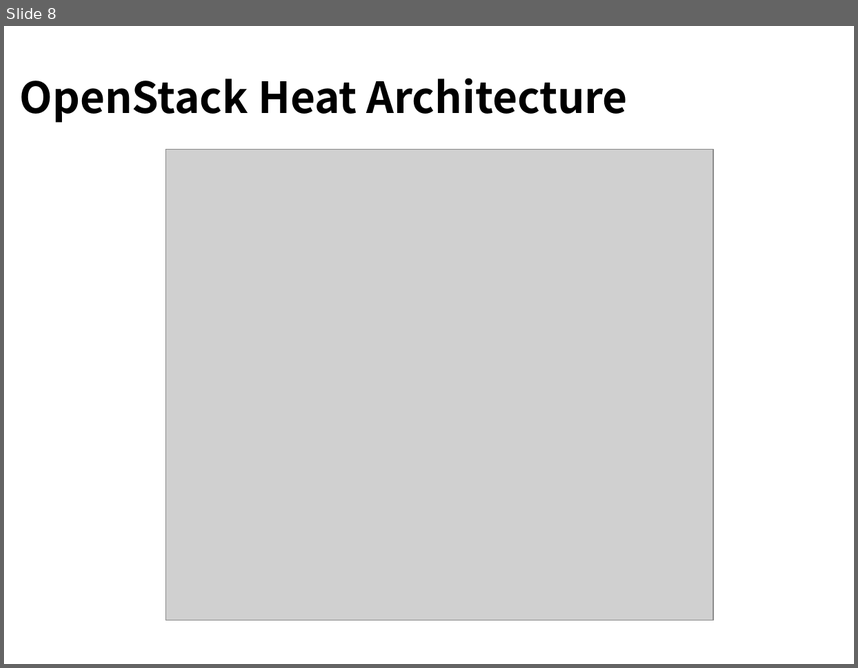
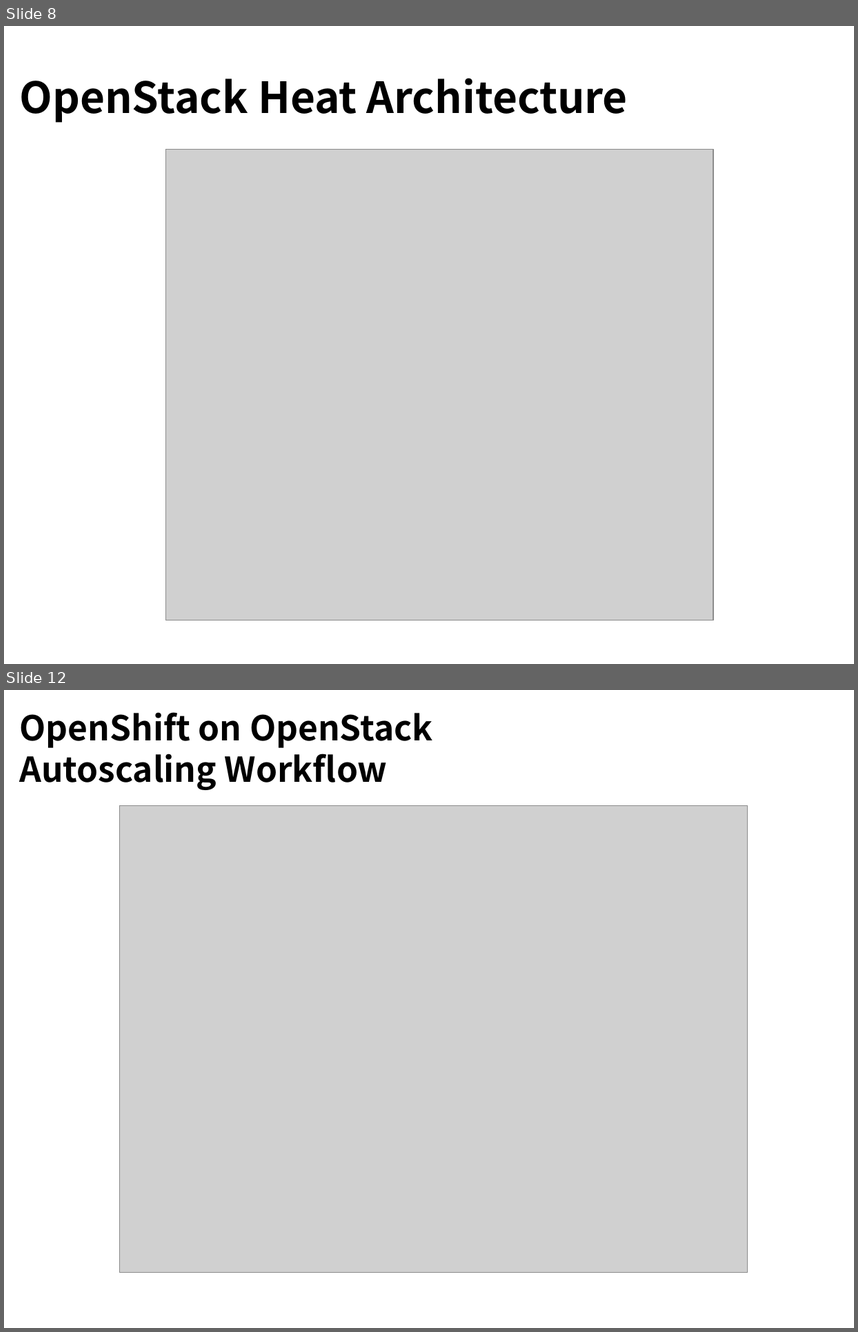
Before and after one commit to sdake/slides, a slide deck: sdake-cloudopen-heat-2013-09/heat-cloudopen-final.odp. Shown one above the other, each under a label of ours: slide 8 before the commit, slides 8 and 12 after it; the slides between them are not shown. The pictures are 858x668 and 858x1332 pixels, drawn with LibreOffice and Linux fonts; fonts in the diff are those of the drawing; grey boxes stand for pictures; background and template pictures are left out. Boxes give left, top, right and bottom in pixels: in the first picture for what was removed or moved away, otherwise in the second. Text is boxed around its words. In the diff, an @@ line names an element or a change of style, - is before the commit and + after.

```diff
--- a/sdake-cloudopen-heat-2013-09/heat-cloudopen-final.odp
+++ b/sdake-cloudopen-heat-2013-09/heat-cloudopen-final.odp
@@ slide 12 added at bbox=[4, 690, 854, 1328], background picture (left out) @@
@@ title added at bbox=[19, 712, 433, 790], 32 pt, text #000000, bold @@
+OpenShift on OpenStack
+Autoscaling Workflow
@@ picture added at bbox=[120, 806, 749, 1272] @@
```
Also in this commit, not shown: 9 slides changed, 7 other slides added, 4 slides removed, 2 other files.
